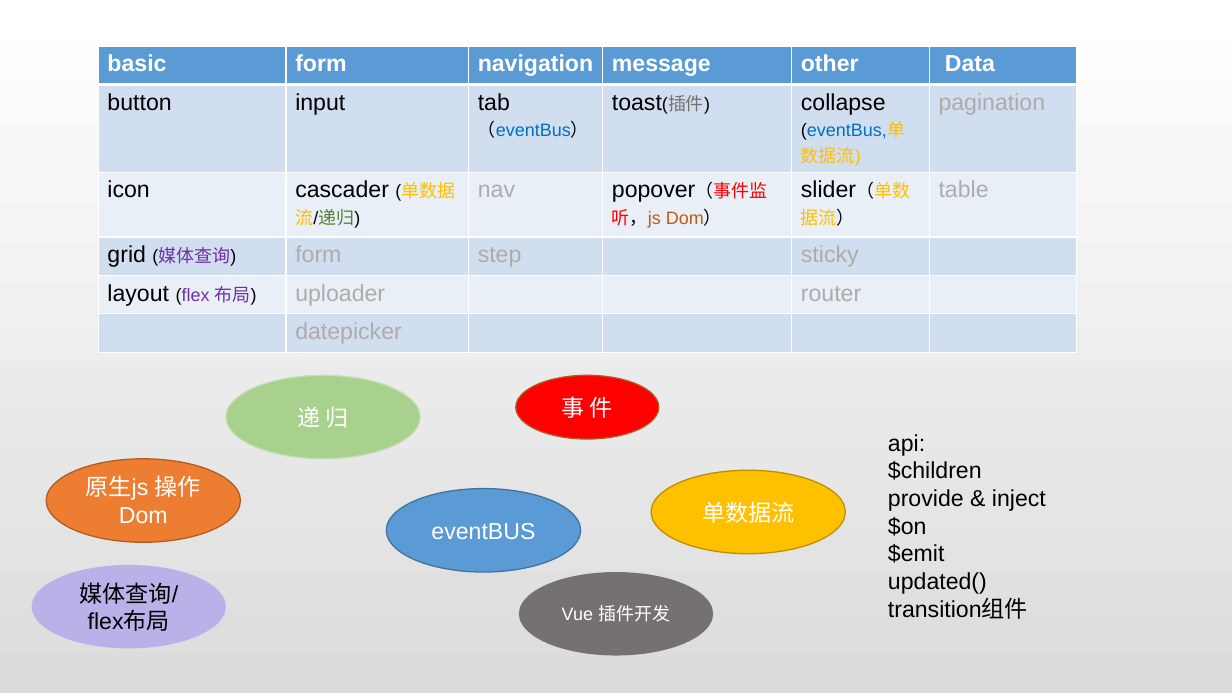
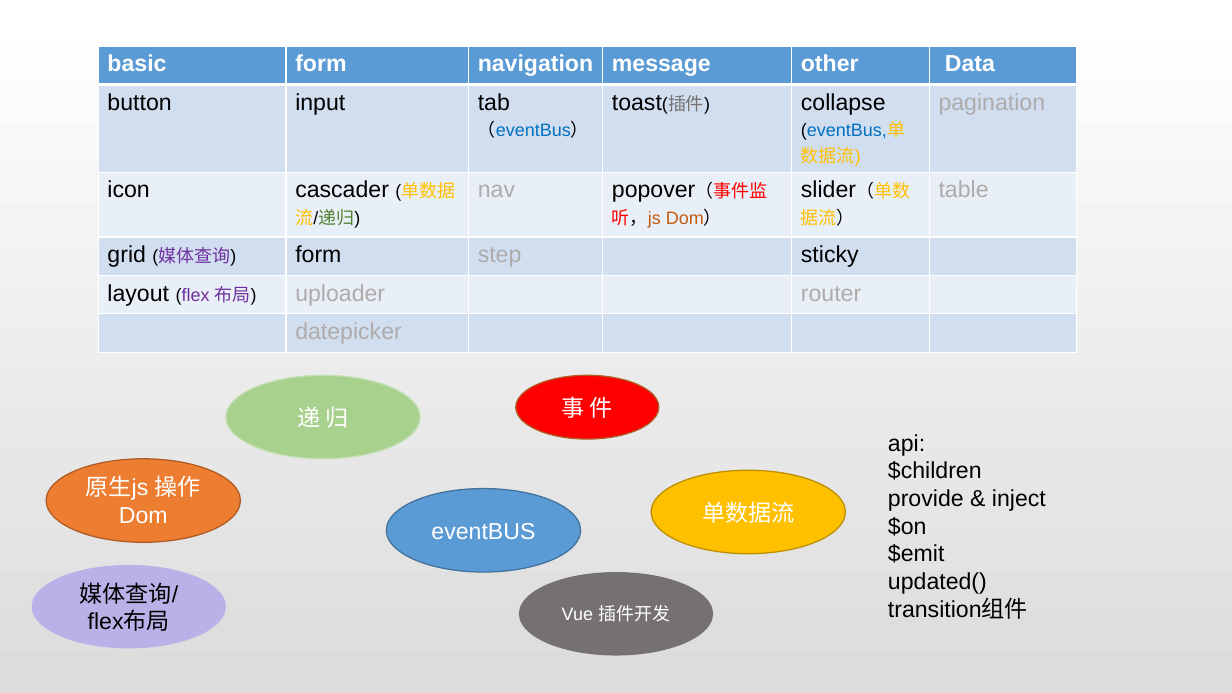
Before and after one commit to Firenzia/sakura-ui, a slide deck: slide 2 of note/UI总结.pptx. Drawn at 1232x693 pixels with LibreOffice and Linux fonts; fonts in the diff are those of the drawing. Boxes give left, top, right and bottom in pixels: in the first picture for what was removed or moved away, otherwise in the second. Text is boxed around its words. In the diff, an @@ line names an element or a change of style, - is before the commit and + after.

```diff
--- a/note/UI总结.pptx
+++ b/note/UI总结.pptx
@@ table at <box>98,46,1078,348</box> @@
@@ text colour #AFABAB to #000000 in "form", "sticky" @@
```
Also in this commit, not shown: 8 other files.
